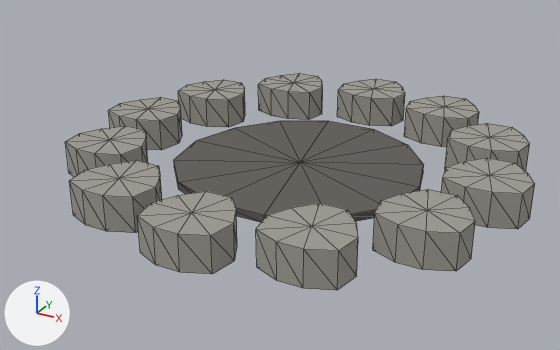
The glTF model assets/models/props/fire_ring.glb, before and after one commit.
The view is the same before and after, from a 50 mm lens placed at (0.63, -1.226, 0.592), pointed at (-0.029, -0.028, -0.007). Arrows for +X, +Y and +Z are at lower left; the lights stay in place. The first picture is the older version. Mesh edges are drawn as thin lines.

Names of what the first picture shows: 'fire_ring'.
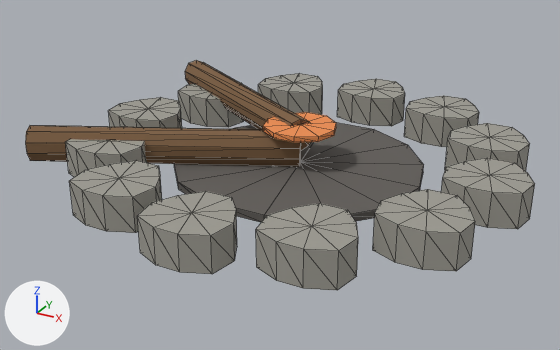
Pixel boxes (x1, y1, x2, y2) of what changed, in the pictures (560 x 350 px):
```json
{"object": "fire_ring", "change": "reshaped", "before": [65, 73, 535, 290], "after": [25, 60, 535, 290], "on screen": "8% wider"}
{"part": 1, "of": "me_fire_ring", "change": "added", "after": [25, 125, 301, 166], "on screen": "brown"}
{"part": 2, "of": "me_fire_ring", "change": "added", "after": [185, 60, 311, 151], "on screen": "brown"}
{"part": 3, "of": "me_fire_ring", "change": "added", "after": [263, 112, 336, 142], "on screen": "orange"}
```

Edits to the scene script, one JSON object a line:
```json
{"op": "add", "block": "mat_fire_ring_embers_mat", "code": ["mat_fire_ring_embers_mat = principled_material('fire_ring_embers_mat')", "mat_fire_ring_embers_mat.base_color = (0.85, 0.27, 0.08)  # orange #ed8e50", "mat_fire_ring_embers_mat.roughness = 0.88"]}
{"op": "add", "block": "mat_fire_ring_charred_logs_mat", "code": ["mat_fire_ring_charred_logs_mat = principled_material('fire_ring_charred_logs_mat')", "mat_fire_ring_charred_logs_mat.base_color = (0.2, 0.11, 0.05)  # brown #7c5d3f", "mat_fire_ring_charred_logs_mat.roughness = 0.88"]}
{"block": "me_fire_ring", "where": "# used by ob_fire_ring; location = (0.0, 0.0, 0.0)"}
{"op": "remove", "block": "me_fire_ring", "code": "me_fire_ring.from_pydata(...)  # 294 vertices, 536 faces; spans x -0.435..0.435, y -0.427..0.436, z 0.0..0.064"}
{"op": "add", "block": "me_fire_ring", "code": "me_fire_ring.from_pydata(...)  # 360 vertices, 656 faces; spans x -0.483..0.435, y -0.427..0.436, z 0.0..0.102"}
{"block": "me_fire_ring", "change": "me_fire_ring part 1: a new loose piece of 22 vertices spanning x -0.483..0.014, y -0.255..0.031, z 0.01..0.08, in mat_fire_ring_charred_logs_mat (brown #7c5d3f)"}
{"block": "me_fire_ring", "change": "me_fire_ring part 2: a new loose piece of 22 vertices spanning x -0.425..0.016, y -0.025..0.278, z 0.038..0.102, in mat_fire_ring_charred_logs_mat (brown #7c5d3f)"}
{"block": "me_fire_ring", "change": "me_fire_ring part 3: a new loose piece of 22 vertices spanning x -0.07..0.07, y -0.065..0.068, z 0.082..0.092, in mat_fire_ring_embers_mat (orange #ed8e50)"}
{"op": "add", "block": "me_fire_ring", "code": "me_fire_ring.materials.append(mat_fire_ring_charred_logs_mat)  # brown #7c5d3f"}
{"op": "add", "block": "me_fire_ring", "code": "me_fire_ring.materials.append(mat_fire_ring_embers_mat)  # orange #ed8e50"}
```
